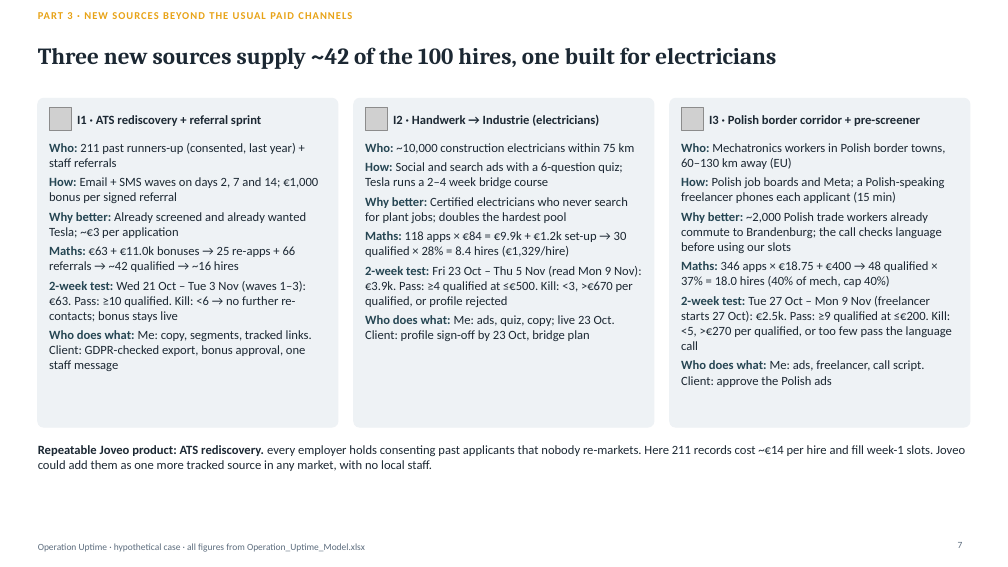
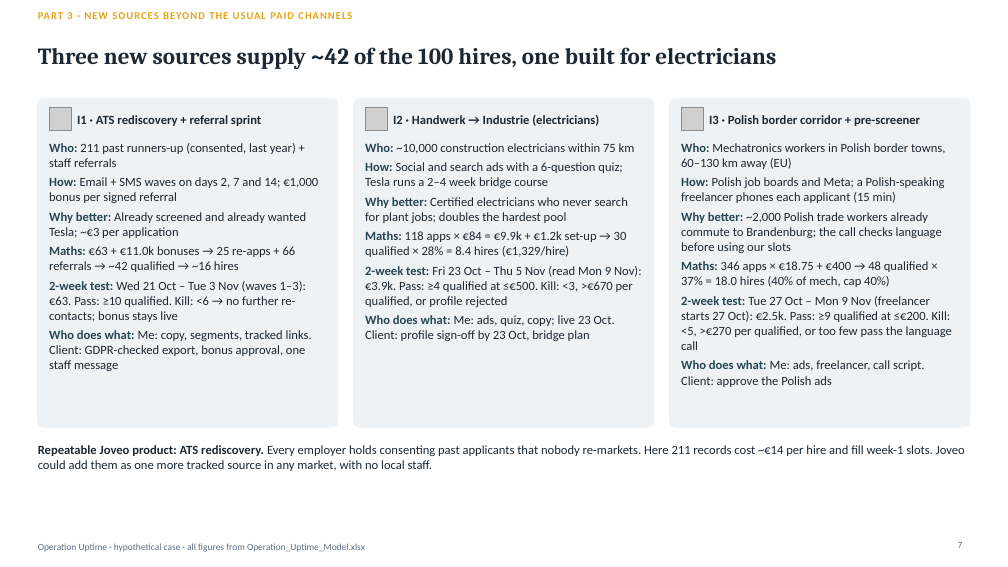
Before and after one commit to Anurag160596/haystack, a slide deck: slide 7 of operation_uptime/Operation_Uptime_Deck.pptx. Drawn at 1008x567 pixels with LibreOffice and Linux fonts; fonts in the diff are those of the drawing; grey boxes stand for pictures. Boxes give left, top, right and bottom in pixels: in the first picture for what was removed or moved away, otherwise in the second. Text is boxed around its words. In the diff, an @@ line names an element or a change of style, - is before the commit and + after.

```diff
--- a/operation_uptime/Operation_Uptime_Deck.pptx
+++ b/operation_uptime/Operation_Uptime_Deck.pptx
@@ text at (x1=38, y1=445, x2=965, y2=471): text changed @@
-Repeatable Joveo product: ATS rediscovery. every employer holds consenting past applicants that nobody re-markets. Here 211 records cost ~€14 per hire and fill week-1 slots. Joveo could add them as one more tracked source in any market, with no local staff.
+Repeatable Joveo product: ATS rediscovery. Every employer holds consenting past applicants that nobody re-markets. Here 211 records cost ~€14 per hire and fill week-1 slots. Joveo could add them as one more tracked source in any market, with no local staff.
```
Also in this commit, not shown: 1 other slide changed, 4 other files.
